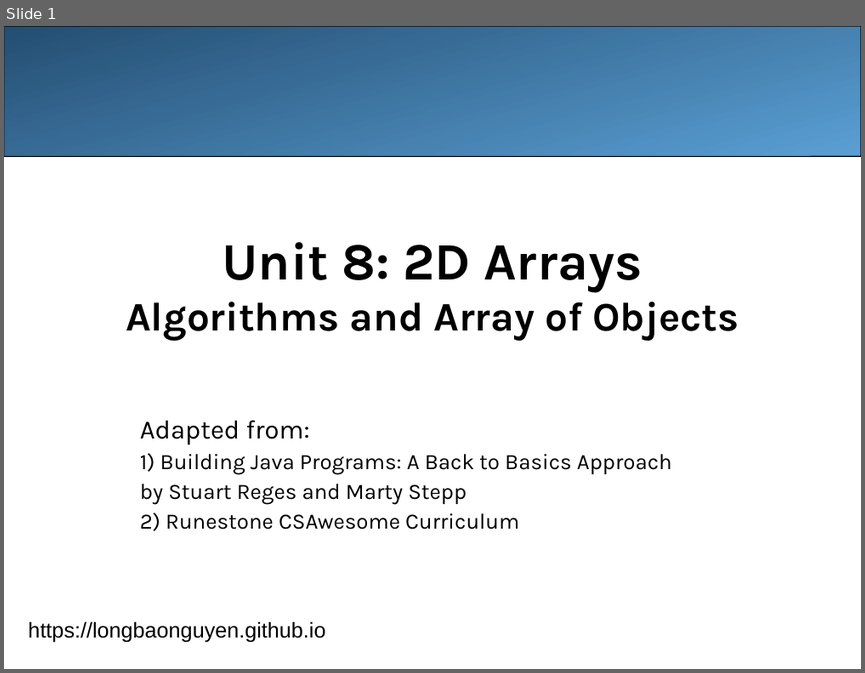
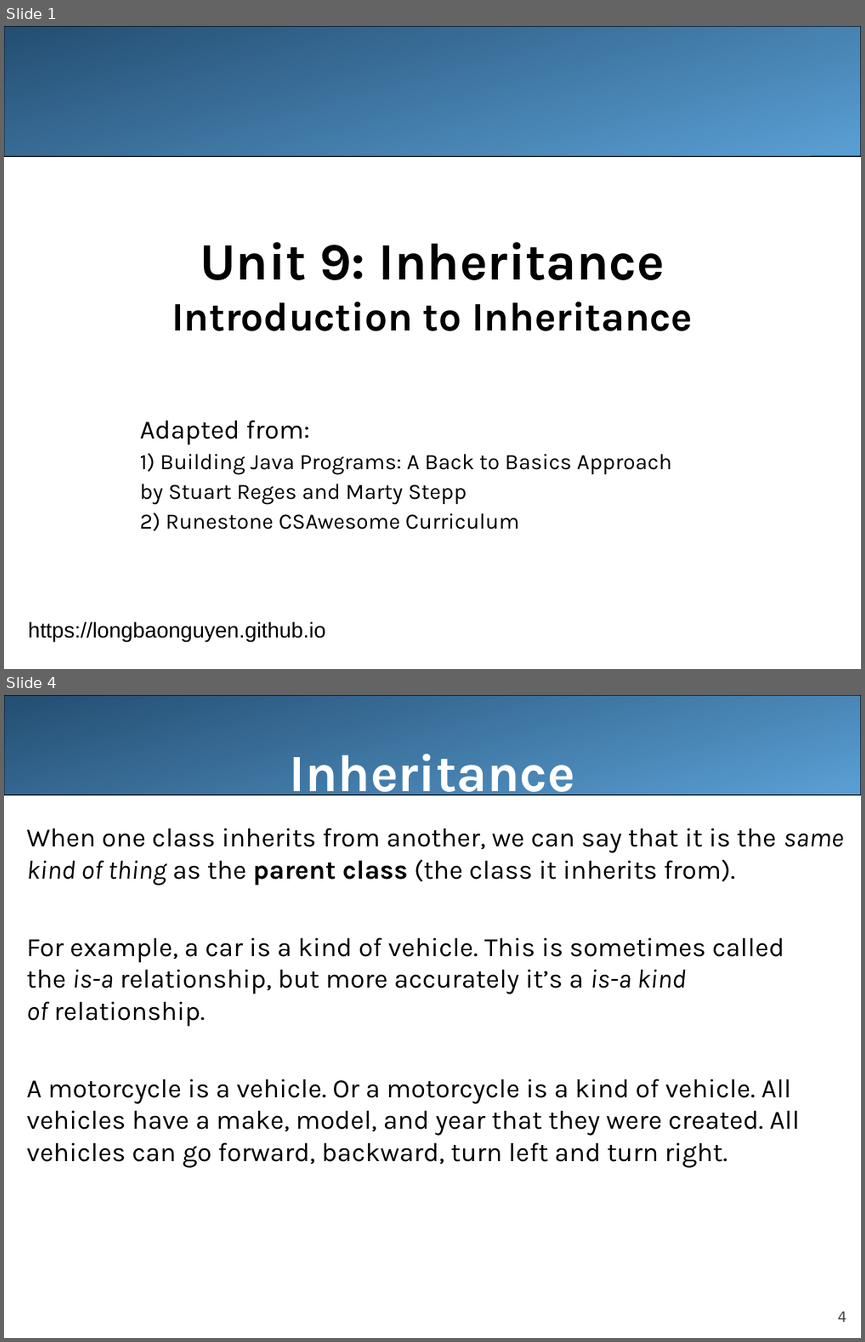
Before and after one commit to LongBaoNguyen/longbaonguyen.github.io, a slide deck: courses/apcsa/lecture21.ppt. Shown one above the other, each under a label of ours: slide 1 before the commit, slides 1 and 4 after it; the slides between them are not shown. The pictures are 865x673 and 865x1342 pixels, drawn with LibreOffice and Linux fonts; fonts in the diff are those of the drawing. Boxes give left, top, right and bottom in pixels: in the first picture for what was removed or moved away, otherwise in the second. Text is boxed around its words. In the diff, an @@ line names an element or a change of style, - is before the commit and + after.

```diff
--- a/courses/apcsa/lecture21.ppt
+++ b/courses/apcsa/lecture21.ppt
@@ slide 4 added at (x1=4, y1=695, x2=861, y2=1338), background #FFFFFF @@
@@ rounded rectangle added at (x1=4, y1=695, x2=861, y2=795), fill gradient #244E72 to #5A9FD4, outline #000000 0.74 pt @@
@@ title added at (x1=290, y1=754, x2=575, y2=804), 44 pt, text #FFFFFF, bold @@
+Inheritance
@@ text added at (x1=27, y1=828, x2=844, y2=1167), 22.2 pt, text #000000 @@
+When one class inherits from another, we can say that it is the same kind of thing as the parent class (the class it inherits from).
+For example, a car is a kind of vehicle. This is sometimes called the is-a relationship, but more accurately it’s a is-a kind of relationship.
+A motorcycle is a vehicle. Or a motorcycle is a kind of vehicle. All vehicles have a make, model, and year that they were created. All vehicles can go forward, backward, turn left and turn right.
@@ page number added at (x1=838, y1=1310, x2=847, y2=1321), 12 pt, text #424242 @@
+4
@@ slide 1 changed as well @@
@@ title at (x1=172, y1=242, x2=693, y2=331): text changed @@
-Unit 8: 2D Arrays
-Algorithms and Array of Objects
+Unit 9: Inheritance
+Introduction to Inheritance
```
Also in this commit, not shown: 24 other slides added, 24 slides removed, 21 other files.
